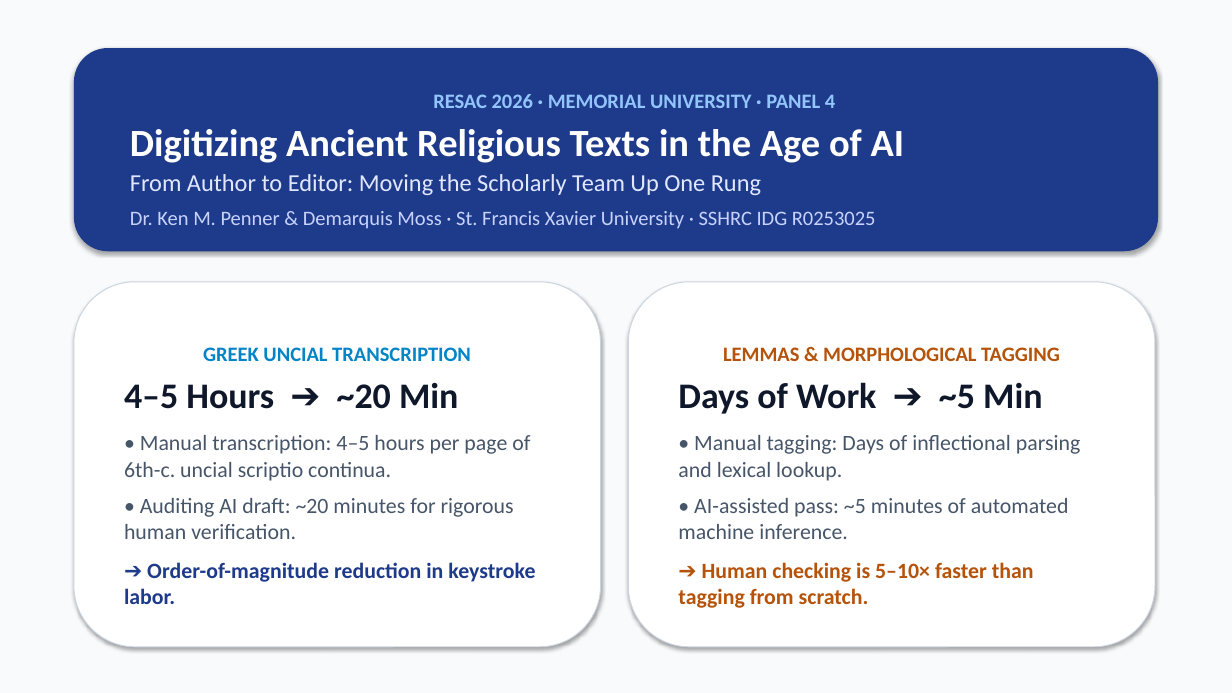
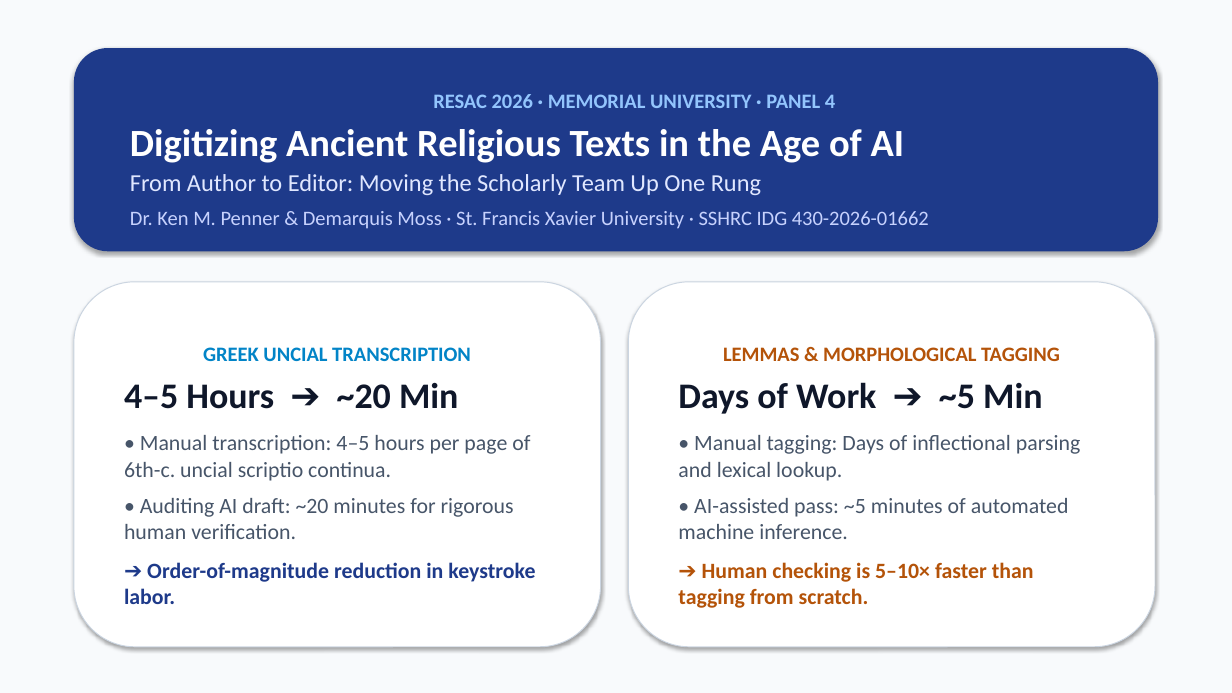
Before and after one commit to kmpenner/dse-ai-benchmarks, a slide deck: slide 1 of resac2026/RESAC_2026_From_Author_to_Editor.pptx. Drawn at 1232x693 pixels with LibreOffice and Linux fonts; fonts in the diff are those of the drawing. Boxes give left, top, right and bottom in pixels: in the first picture for what was removed or moved away, otherwise in the second. Text is boxed around its words. In the diff, an @@ line names an element or a change of style, - is before the commit and + after.

Commit message:
Use SSHRC file number 430-2026-01662 instead of internal StFX account number

```diff
--- a/resac2026/RESAC_2026_From_Author_to_Editor.pptx
+++ b/resac2026/RESAC_2026_From_Author_to_Editor.pptx
@@ text in rounded rectangle at <box>130,211,929,229</box>: text changed @@
-Dr. Ken M. Penner & Demarquis Moss · St. Francis Xavier University · SSHRC IDG R0253025
+Dr. Ken M. Penner & Demarquis Moss · St. Francis Xavier University · SSHRC IDG 430-2026-01662
```
Also in this commit, not shown: 1 other slide changed, 4 other files.
